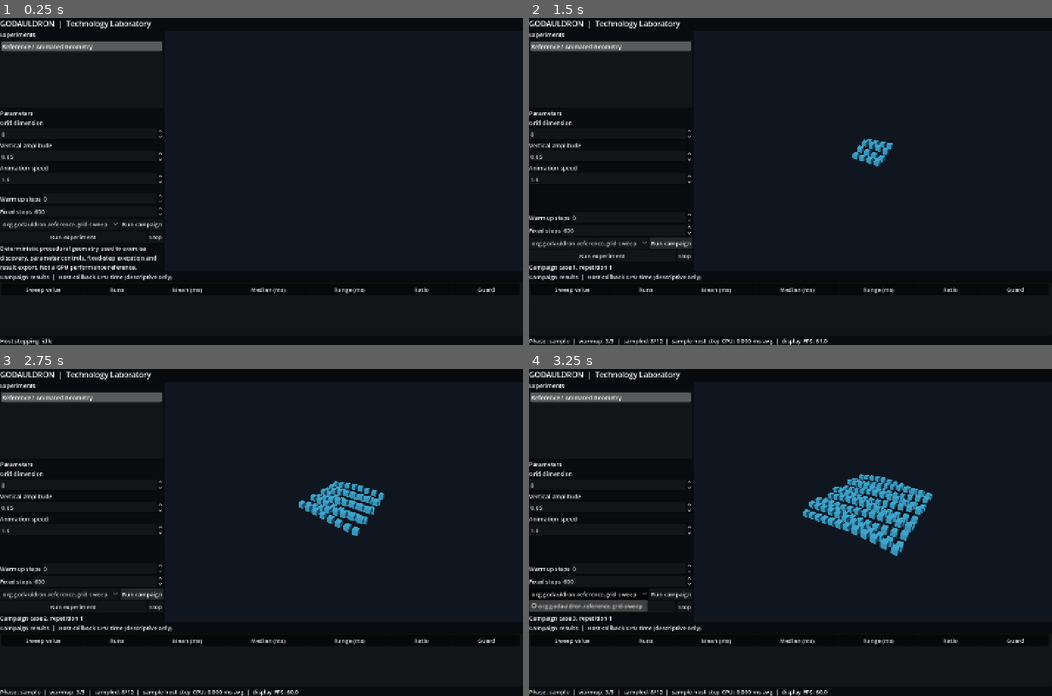
Above: before the commit, frames 1-4 (two rows, left to right).
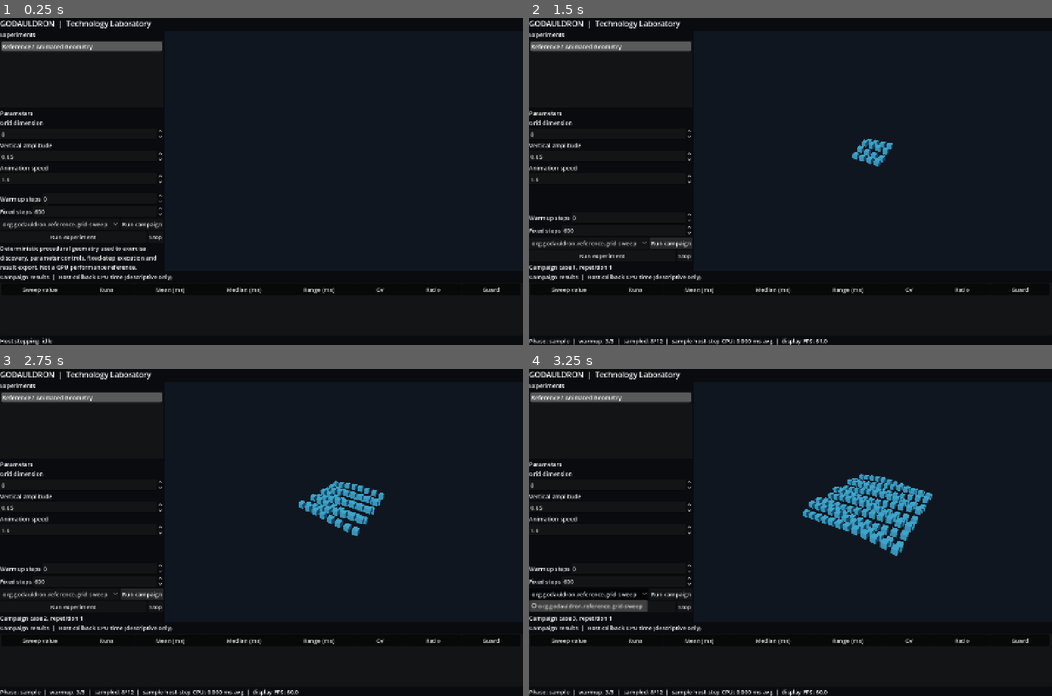
Above: after the commit, the same moments.

Repository: thomthehound/Godauldron
Game: Godot game, scene res://scenes/main.tscn
The game is run twice, just before and just after one commit, with the same random seed, the same clock (stepped at 60 frames per second) and the same inputs.
Inputs:
- Up to frame 1 (0.25 s): no input
- Up to frame 2 (1.5 s): click "Run campaign" at 0.5 s; click "Run campaign" at 1.25 s
- Up to frame 3 (2.75 s): click "Run campaign" at 2 s
- Up to frame 4 (3.25 s): click "org.godauldron.reference.grid…" at 2.75 s

The runs differ from the first frame. In frame 1, 0.5% of the frame differs, in the area x 4-96%, y 82-85%; in frame 2, 0.5%; in frame 3, 0.5%; in frame 4, 0.5%.

Commit message:
Show run-to-run variation alongside campaign ratios

Diff:
--- a/scripts/laboratory.gd
+++ b/scripts/laboratory.gd
@@ -154,11 +154,11 @@
 	comparison_title.text = "Campaign results  |  Host callback CPU time (descriptive only)"
 	comparison_panel.add_child(comparison_title)
 	_comparison_table = Tree.new()
-	_comparison_table.columns = 7
+	_comparison_table.columns = 8
 	_comparison_table.hide_root = true
 	_comparison_table.column_titles_visible = true
 	_comparison_table.custom_minimum_size = Vector2(0, 145)
-	var column_names := ["Sweep value", "Runs", "Mean (ms)", "Median (ms)", "Range (ms)", "Ratio", "Guard"]
+	var column_names := ["Sweep value", "Runs", "Mean (ms)", "Median (ms)", "Range (ms)", "CV", "Ratio", "Guard"]
 	for i in range(column_names.size()):
 		_comparison_table.set_column_title(i, column_names[i])
 	comparison_panel.add_child(_comparison_table)
@@ -314,10 +314,12 @@
 		var maximum: Variant = entry["maximum_host_step_cpu_usec"]
 		item.set_text(4, "—" if minimum == null or maximum == null else \
 			"%.4f–%.4f" % [float(minimum) / 1000.0, float(maximum) / 1000.0])
+		var variation: Variant = entry["coefficient_of_variation"]
+		item.set_text(5, "—" if variation == null else "%.1f%%" % [float(variation) * 100.0])
 		var ratio: Variant = entry["relative_to_baseline"]
-		item.set_text(5, "—" if ratio == null else "%.3fx" % float(ratio))
+		item.set_text(6, "—" if ratio == null else "%.3fx" % float(ratio))
 		var status: String = String(entry["guard_status"])
-		item.set_text(6, "Descriptive" if status == "not_configured" else status.replace("_", " ").capitalize())
+		item.set_text(7, "Descriptive" if status == "not_configured" else status.replace("_", " ").capitalize())
 
 
 func _collect_parameters() -> Dictionary:
--- a/tests/campaign_smoke.gd
+++ b/tests/campaign_smoke.gd
@@ -93,7 +93,7 @@
 	var displayed_item: TreeItem = results_tree.get_root().get_first_child()
 	while displayed_item != null:
 		displayed += 1
-		if displayed_item.get_text(2).is_empty() or displayed_item.get_text(5).is_empty():
+		if displayed_item.get_text(2).is_empty() or displayed_item.get_text(5).is_empty() or displayed_item.get_text(6).is_empty():
 			_fail("Displayed results contain empty values")
 			return
 		displayed_item = displayed_item.get_next()
